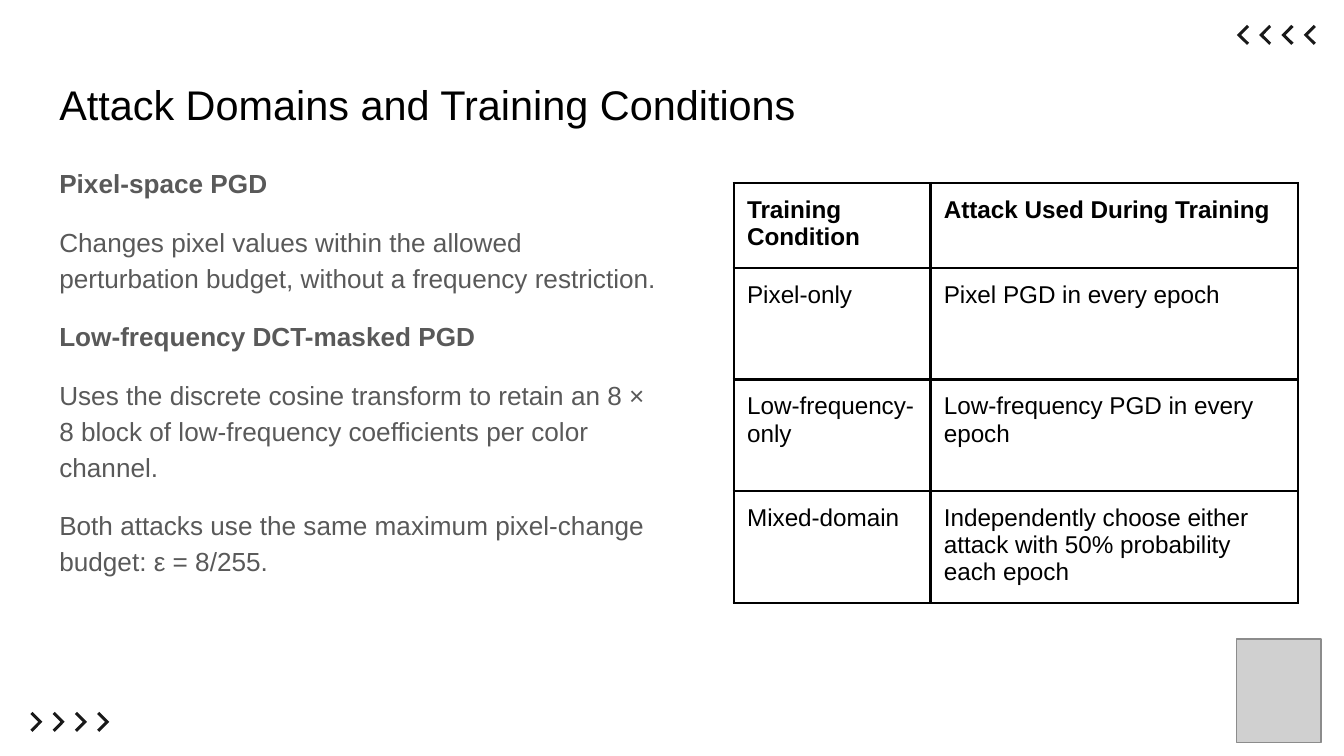
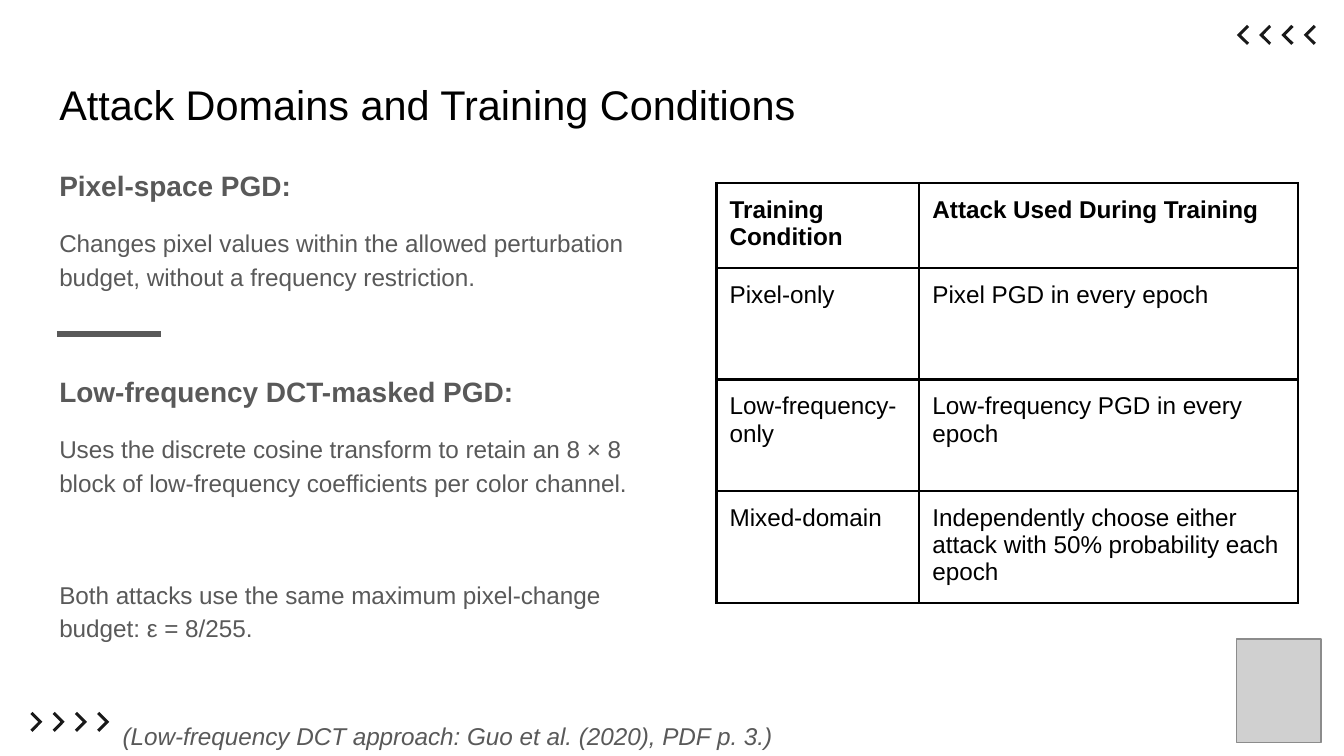
Before and after one commit to ItsKaiwenDu/Robust-Overfitting, a slide deck: slide 7 of report/slides.pptx. Drawn at 1344x756 pixels with LibreOffice and Linux fonts; fonts in the diff are those of the drawing; grey boxes stand for pictures. Boxes give left, top, right and bottom in pixels: in the first picture for what was removed or moved away, otherwise in the second. Text is boxed around its words. In the diff, an @@ line names an element or a change of style, - is before the commit and + after.

Commit message:
Commit: Finalize Report & Low-Frequency Results
1. Updated the project progress log to document the final low-frequency-only evaluation results (92.70% low-frequency robustness at epoch 200) and the completed final report/presentation work.
2. Also fixed a wording typo in the report's metric interpretation and refreshed the presentation slide deck.

```diff
--- a/report/slides.pptx
+++ b/report/slides.pptx
@@ text at <box>59,175,291,201</box>: text changed; size 14 to 15 pt @@
-Pixel-space PGD
+Pixel-space PGD:
@@ table: place and size @@
-table at <box>734,183,1298,624</box>
+table at <box>716,183,1298,624</box>
@@ text at <box>59,234,627,642</box>: size 14 to 13 pt in "Changes pixel values within the allowed perturbation ...", "Uses the discrete cosine transform to retain ...", "Both attacks use the same maximum pixel-change ..." @@
@@ line added from (56, 333) to (161, 333), #595959 3 pt @@
@@ text at <box>59,381,513,407</box>: text changed; size 14 to 15 pt @@
-Low-frequency DCT-masked PGD
+Low-frequency DCT-masked PGD:
@@ text added at <box>123,727,772,750</box>, 13 pt, text #595959, italic @@
+(Low-frequency DCT approach: Guo et al. (2020), PDF p. 3.)
```
Also in this commit, not shown: 12 other slides changed, 1 slide added, 1 slide removed, 2 other files.
